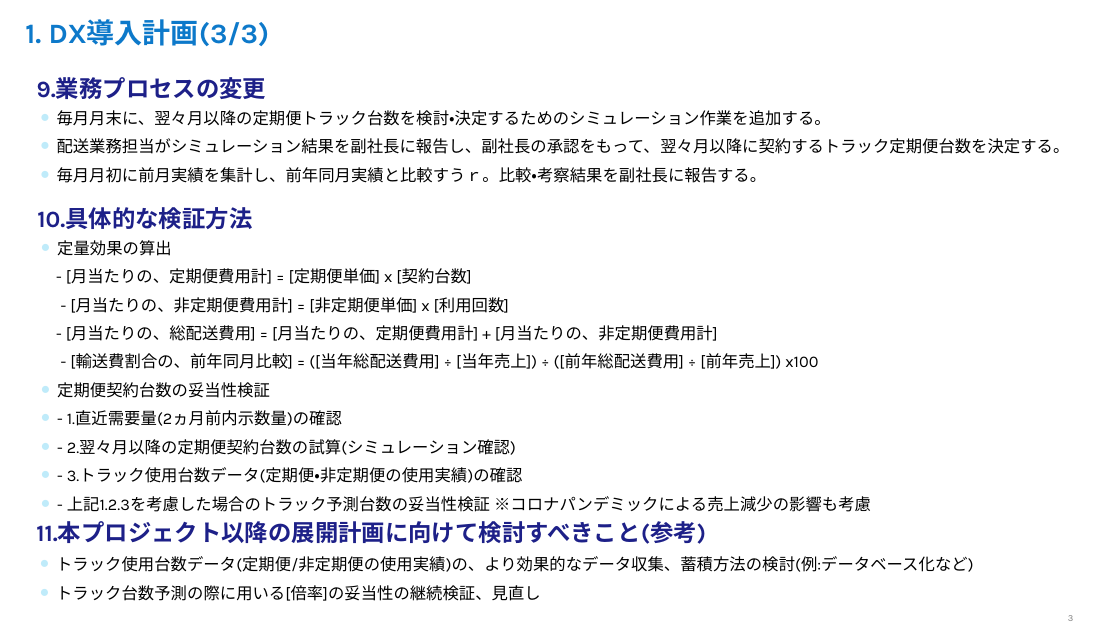
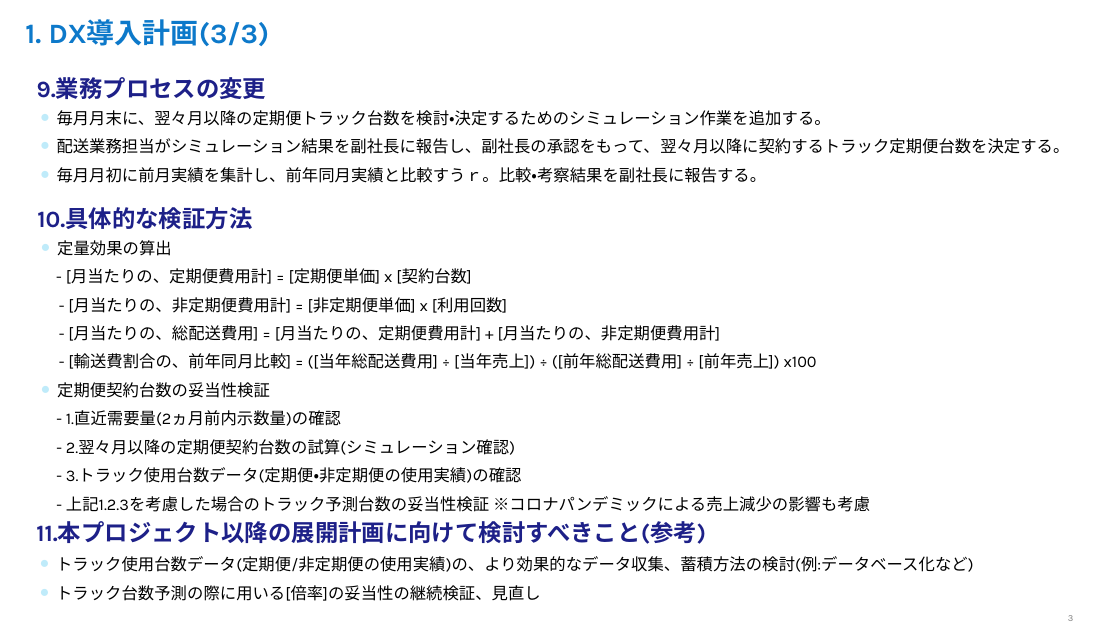
Before and after one commit to carreraastra/PBL01, a slide deck: slide 3 of PBL04_演習5_m.kiyo.pptx. Drawn at 1120x630 pixels with LibreOffice and Linux fonts; fonts in the diff are those of the drawing; background and template pictures are left out. Boxes give left, top, right and bottom in pixels: in the first picture for what was removed or moved away, otherwise in the second. Text is boxed around its words. In the diff, an @@ line names an element or a change of style, - is before the commit and + after.

```diff
--- a/PBL04_演習5_m.kiyo.pptx
+++ b/PBL04_演習5_m.kiyo.pptx
@@ table at box(34, 199, 1088, 516) @@
@@ bullet ● to none @@
```
Also in this commit, not shown: 4 other slides changed.
